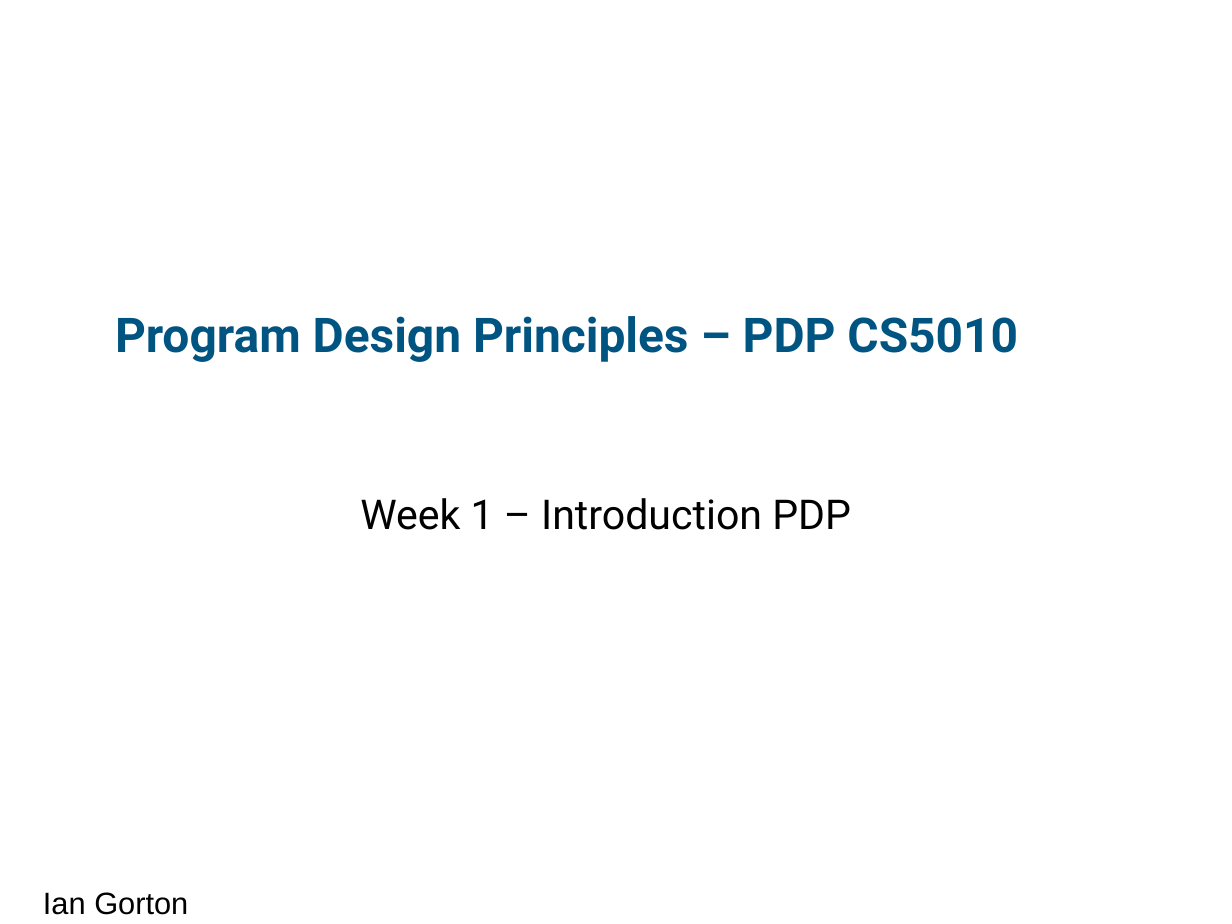
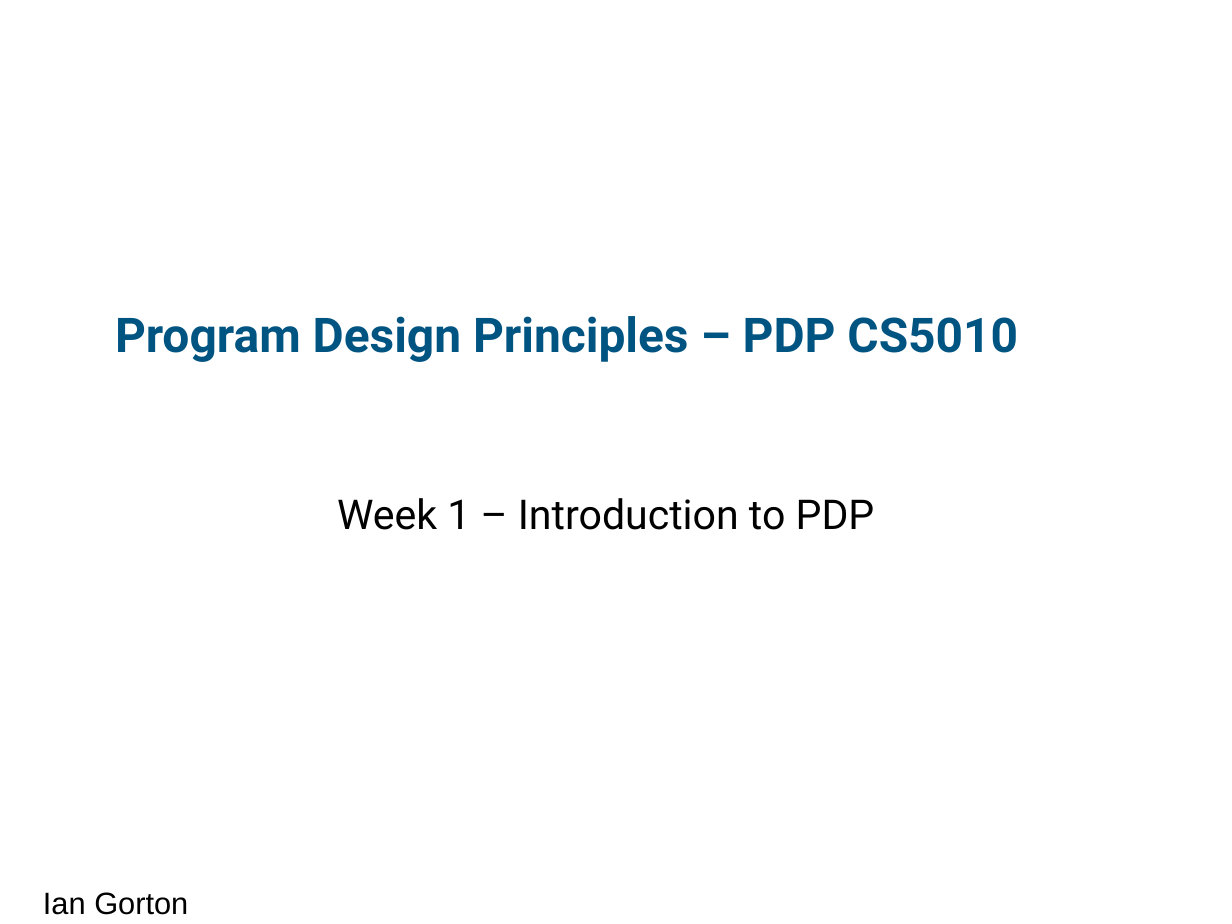
Before and after one commit to CS5010PDP2017FALL/cs5010pdp2017fall.github.io, a slide deck: slide 2 of Modules/PDP week 1.pptx. Drawn at 1232x924 pixels with LibreOffice and Linux fonts; fonts in the diff are those of the drawing; background and template pictures are left out. Boxes give left, top, right and bottom in pixels: in the first picture for what was removed or moved away, otherwise in the second. Text is boxed around its words. In the diff, an @@ line names an element or a change of style, - is before the commit and + after.

```diff
--- a/Modules/PDP week 1.pptx
+++ b/Modules/PDP week 1.pptx
@@ subtitle at [337,498,875,530]: text changed @@
-Week 1 – Introduction PDP
+Week 1 – Introduction to PDP
```
Also in this commit, not shown: 8 other slides changed, 2 slides added, 1 slide removed, 1 other file.
